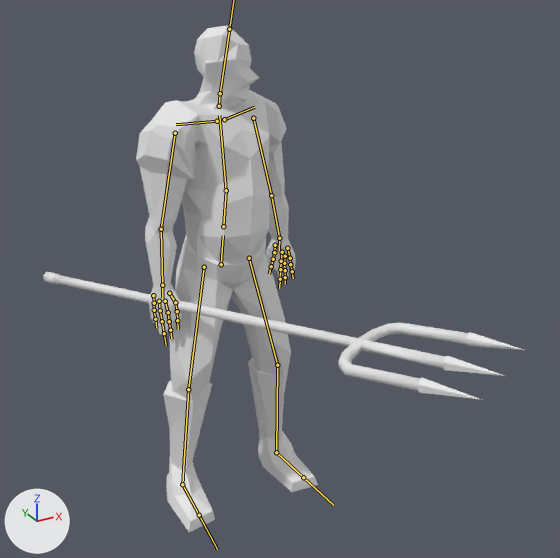
One commit to the FBX model Assets/Models/Farmer/farmer08a.fbx: the scene before it, then after it.
Rendered twice from a 50 mm camera at (-3.09, -7.64, 6.02) aimed at (0.26, -1.55, 2.98). Every picture has the same lights, and +X, +Y and +Z are marked at lower left. Both versions are drawn at frame 116 of the action 'metarig|metarigAction'; the numbers are the values there. The bones that bend it are drawn over the model as lines.

The first picture shows 'Cube', 'talikko.001'.
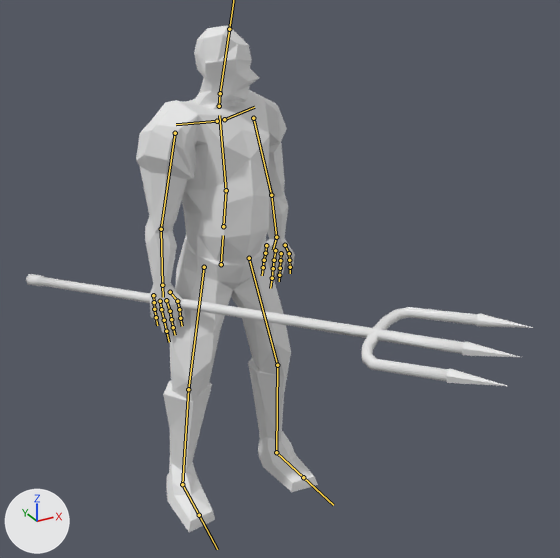
Pixel boxes (x1, y1, x2, y2) of what changed, in the pictures (560 x 558 px):
'Cube', posed
    both: (136, 25, 318, 532)
'talikko.001', posed (12% shorter)
    before: (43, 272, 524, 400)
    after: (26, 274, 533, 386)
bone 'forearm.L', root to tip
    before: (271, 195) to (279, 238)
    after: (271, 195) to (276, 237)
bone 'hand.R', root to tip
    before: (162, 285) to (162, 298)
    after: (162, 285) to (163, 297)

The change in detail:
Bone 'forearm.L' (bone_forearm_l) turns from (1, -12, -8) to (-7, -46, -4) degrees about its own x, y and z.
Bone 'hand.R' (bone_hand_r) turns from (-5, 7, 12) to (0, -2, 10) degrees about its own x, y and z.
